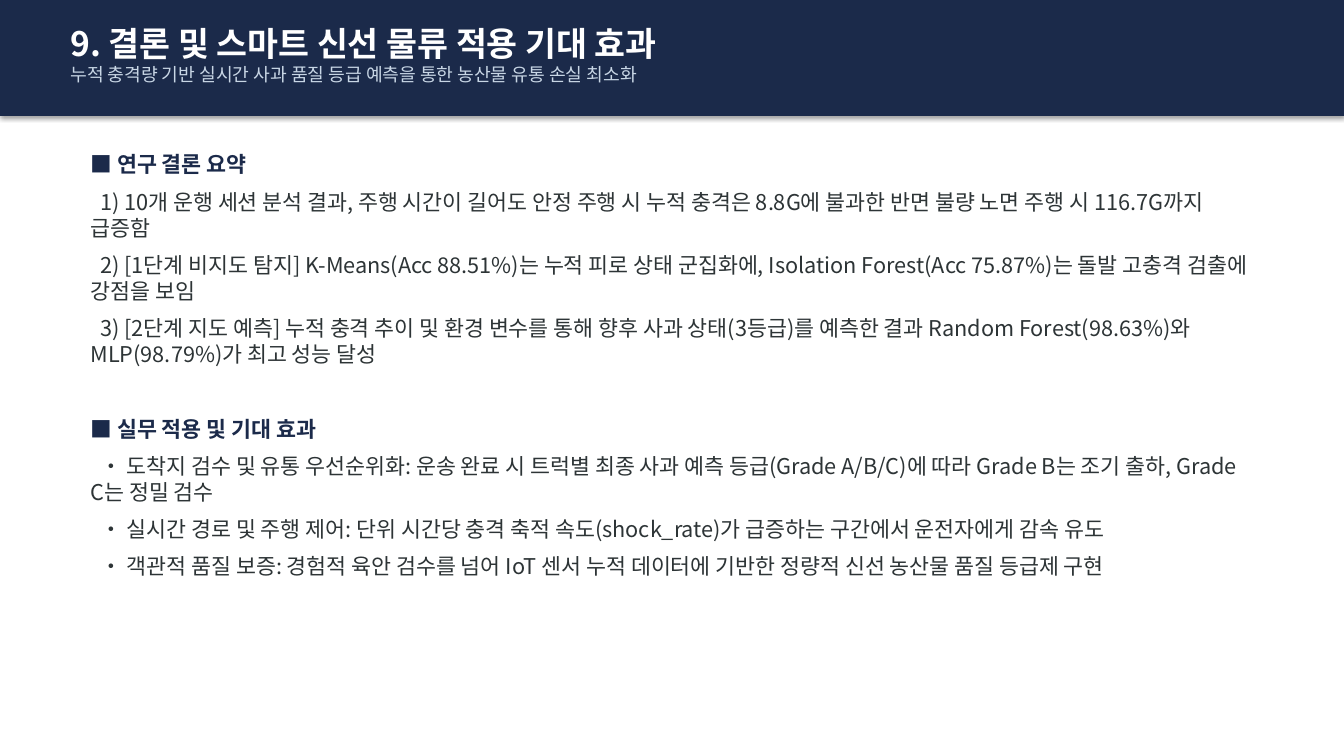
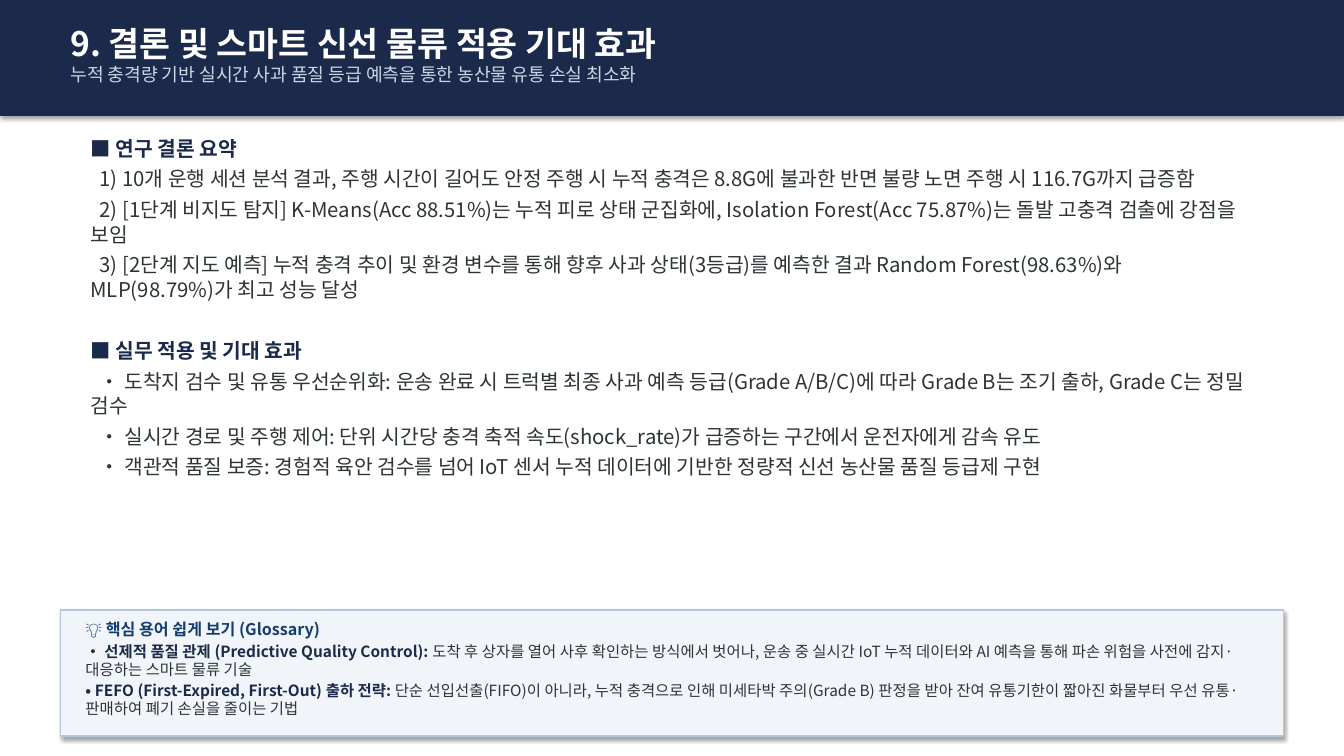
Before and after one commit to sungmin9910/prediction, a slide deck: slide 10 of 사과_운송_이상충격_예측_발표자료.pptx. Drawn at 1344x756 pixels with LibreOffice and Linux fonts; fonts in the diff are those of the drawing. Boxes give left, top, right and bottom in pixels: in the first picture for what was removed or moved away, otherwise in the second. Text is boxed around its words. In the diff, an @@ line names an element or a change of style, - is before the commit and + after.

Commit message:
feat: Add bottom glossary boxes explaining technical terms on slides 2-10

```diff
--- a/사과_운송_이상충격_예측_발표자료.pptx
+++ b/사과_운송_이상충격_예측_발표자료.pptx
@@ text "■ 연구 결론 요약": place and size @@
-text "■ 연구 결론 요약" at box(91, 154, 1247, 576)
+text "■ 연구 결론 요약" at box(91, 139, 1243, 476)
@@ text "■ 연구 결론 요약" at box(91, 139, 1243, 476): size 15.5 to 14.5 pt; less space between paragraphs @@
@@ rectangle added at box(60, 610, 1284, 736), fill #F1F5F9, outline #B4C6DC 1.2 pt @@
@@ text added at box(85, 621, 1238, 716), 11 pt, text #2D3436 @@
+💡 핵심 용어 쉽게 보기 (Glossary)
+• 선제적 품질 관제 (Predictive Quality Control): 도착 후 상자를 열어 사후 확인하는 방식에서 벗어나, 운송 중 실시간 IoT 누적 데이터와 AI 예측을 통해 파손 위험을 사전에 감지·대응하는 스마트 물류 기술
+• FEFO (First-Expired, First-Out) 출하 전략: 단순 선입선출(FIFO)이 아니라, 누적 충격으로 인해 미세타박 주의(Grade B) 판정을 받아 잔여 유통기한이 짧아진 화물부터 우선 유통·판매하여 폐기 손실을 줄이는 기법
```
Also in this commit, not shown: 8 other slides changed, 1 other file.
